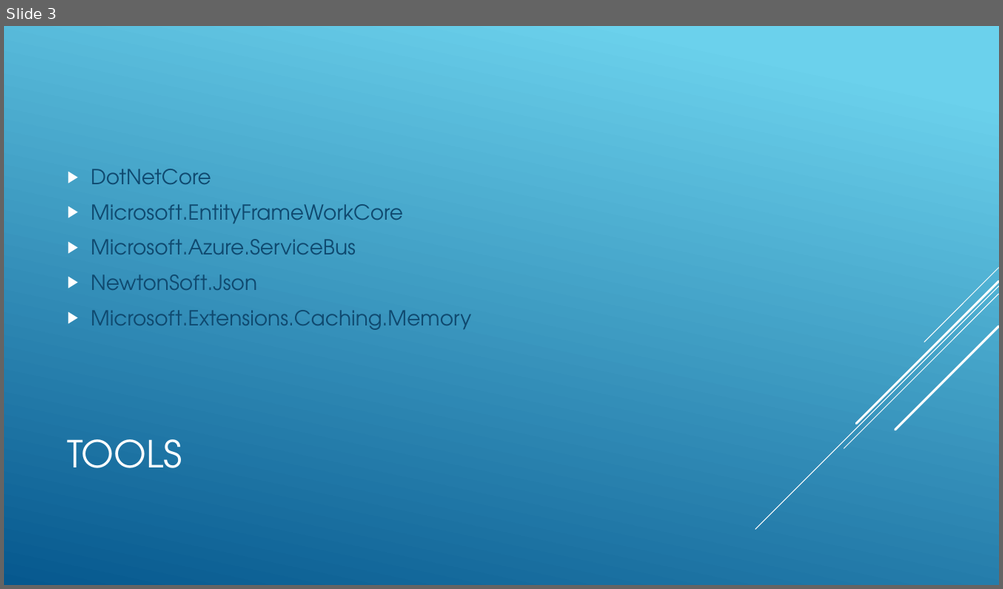
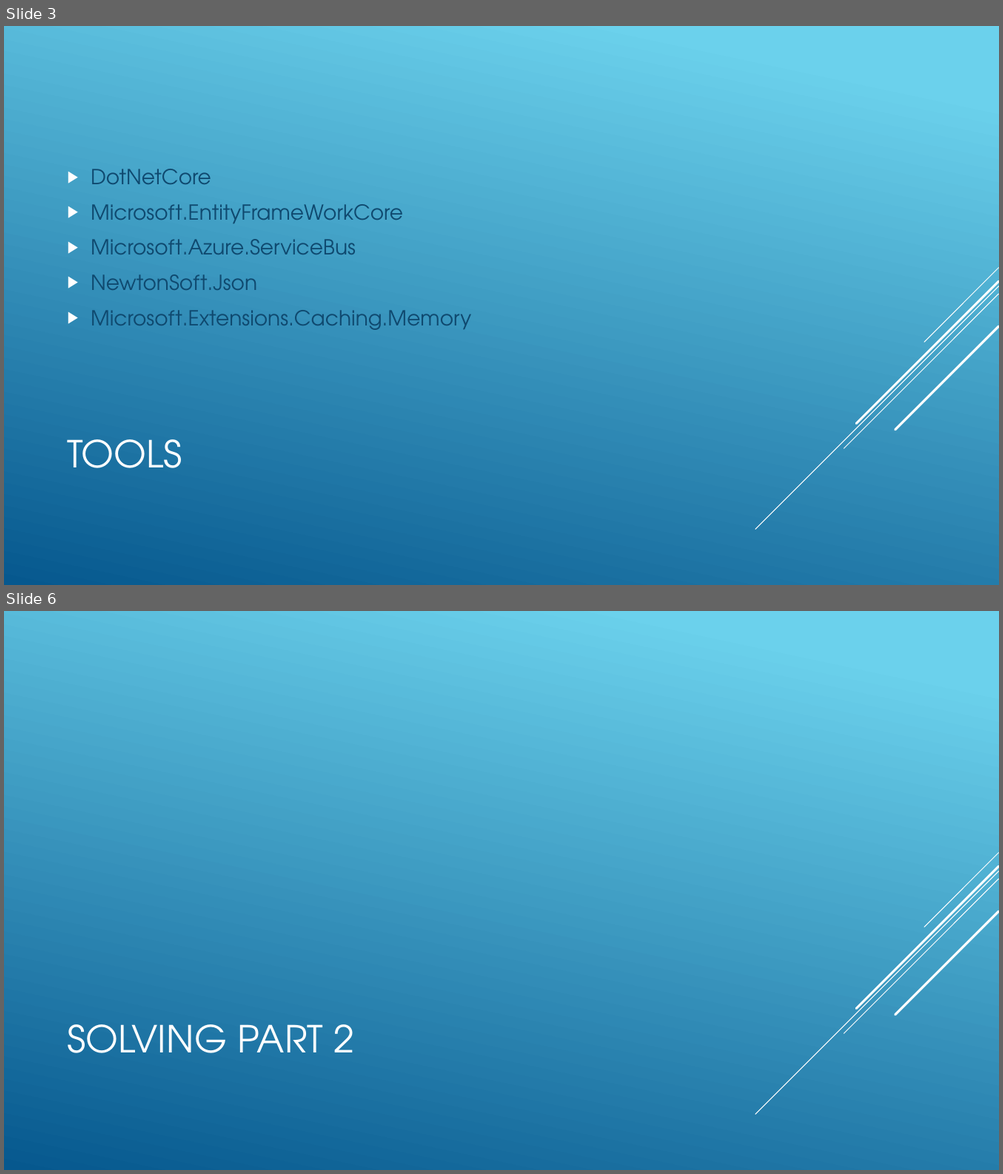
Before and after one commit to FTheron/LearningHub, a slide deck: LearningHubInReview.pptx. Shown one above the other, each under a label of ours: slide 3 before the commit, slides 3 and 6 after it; the slides between them are not shown. The pictures are 1003x589 and 1003x1174 pixels, drawn with LibreOffice and Linux fonts; fonts in the diff are those of the drawing. Boxes give left, top, right and bottom in pixels: in the first picture for what was removed or moved away, otherwise in the second. Text is boxed around its words. In the diff, an @@ line names an element or a change of style, - is before the commit and + after.

```diff
--- a/LearningHubInReview.pptx
+++ b/LearningHubInReview.pptx
@@ slide 6 added at (x1=4, y1=611, x2=999, y2=1170), background gradient #6ED2EB to #06588E; not listed: 5 template elements that a slide beside it also shows @@
@@ title added at (x1=68, y1=1025, x2=354, y2=1054), 36 pt, text #FFFFFF @@
+SOLVING PART 2
```
Also in this commit, not shown: 1 slide changed, 4 other slides added.
